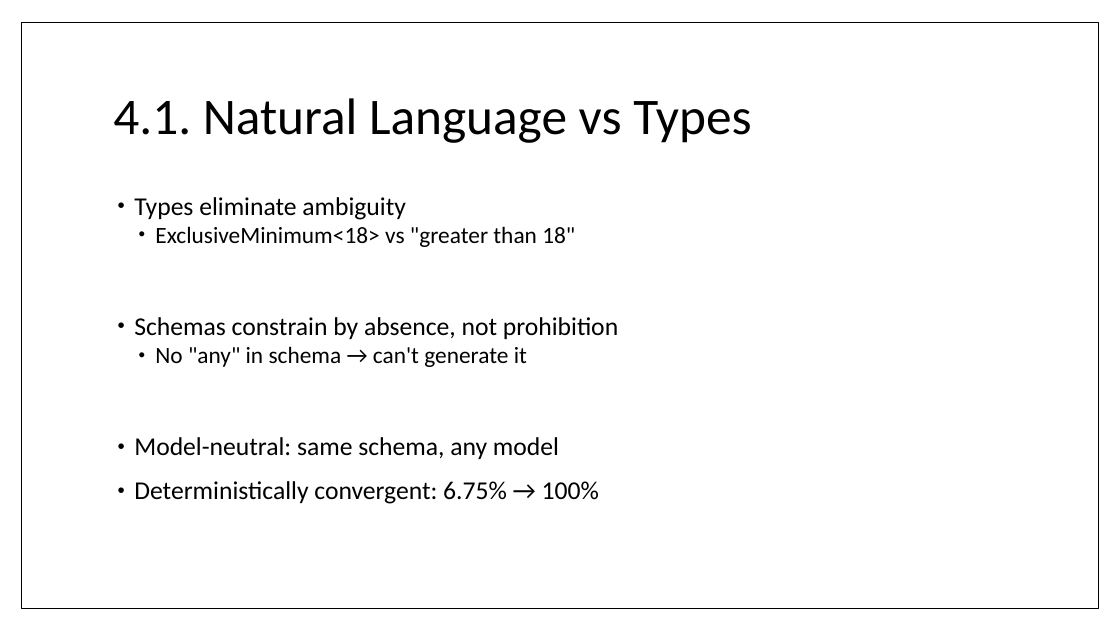
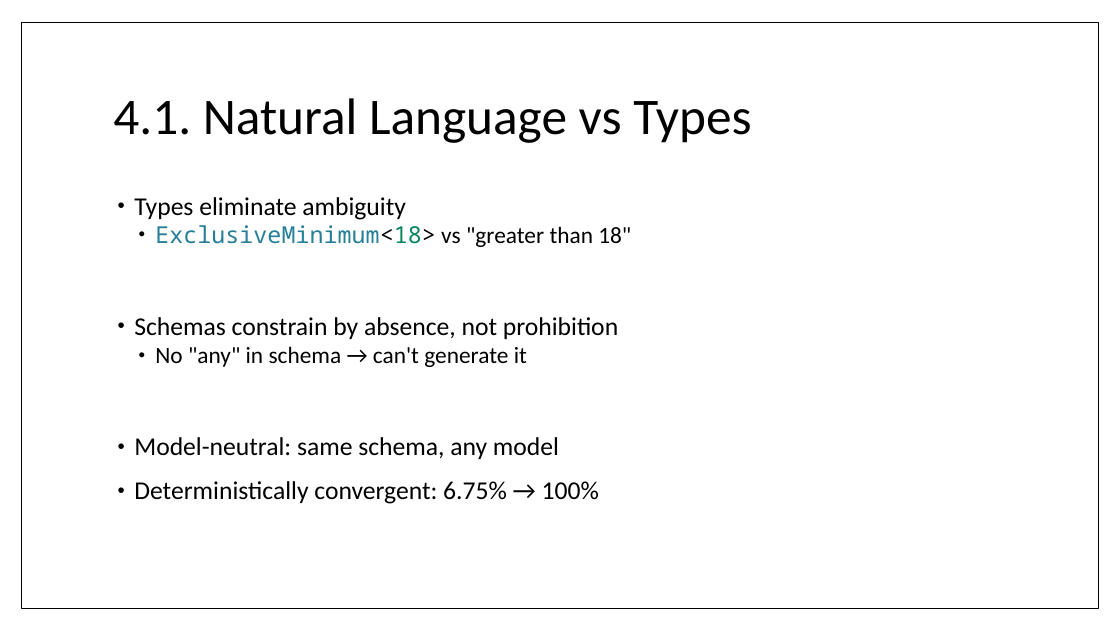
Before and after one commit to wrtnlabs/autobe, a slide deck: slide 36 of website/public/seminars/20260326-qwen-meetup-korea.pptx (slide 41 before the commit). Drawn at 1120x630 pixels with LibreOffice and Linux fonts; fonts in the diff are those of the drawing. Boxes give left, top, right and bottom in pixels: in the first picture for what was removed or moved away, otherwise in the second. Text is boxed around its words. In the diff, an @@ line names an element or a change of style, - is before the commit and + after.

```diff
--- a/website/public/seminars/20260326-qwen-meetup-korea.pptx
+++ b/website/public/seminars/20260326-qwen-meetup-korea.pptx
@@ text at box(155, 225, 631, 247): font Calibri to Noto Sans Mono, text colour #000000 to #267F99, text colour #000000 to #098658 in "ExclusiveMinimum<18>" @@
```
Also in this commit, not shown: 6 other slides changed, 5 slides removed.
